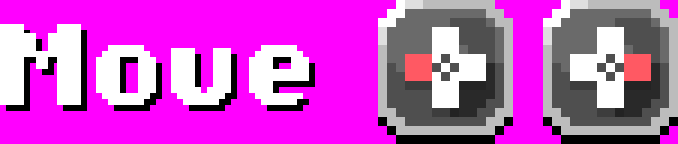
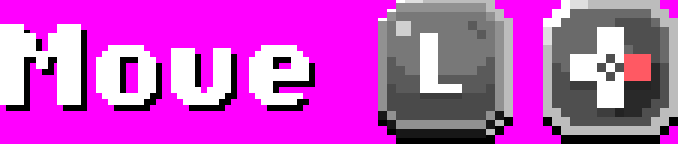
Layered file, before and after one edit (678px x 144px). Changes by layer:
added group "button" with 3 layers above "Layer 4" over [left=378, top=3, right=504, bottom=138]
added layer "L" (1st of 2, in "button") in group "button" over [left=420, top=33, right=462, bottom=93]
added layer "L" (2nd of 2, in "button") in group "button" over [left=420, top=39, right=462, bottom=99]
added layer "button copy 2" in group "button" over [left=378, top=3, right=504, bottom=138]
